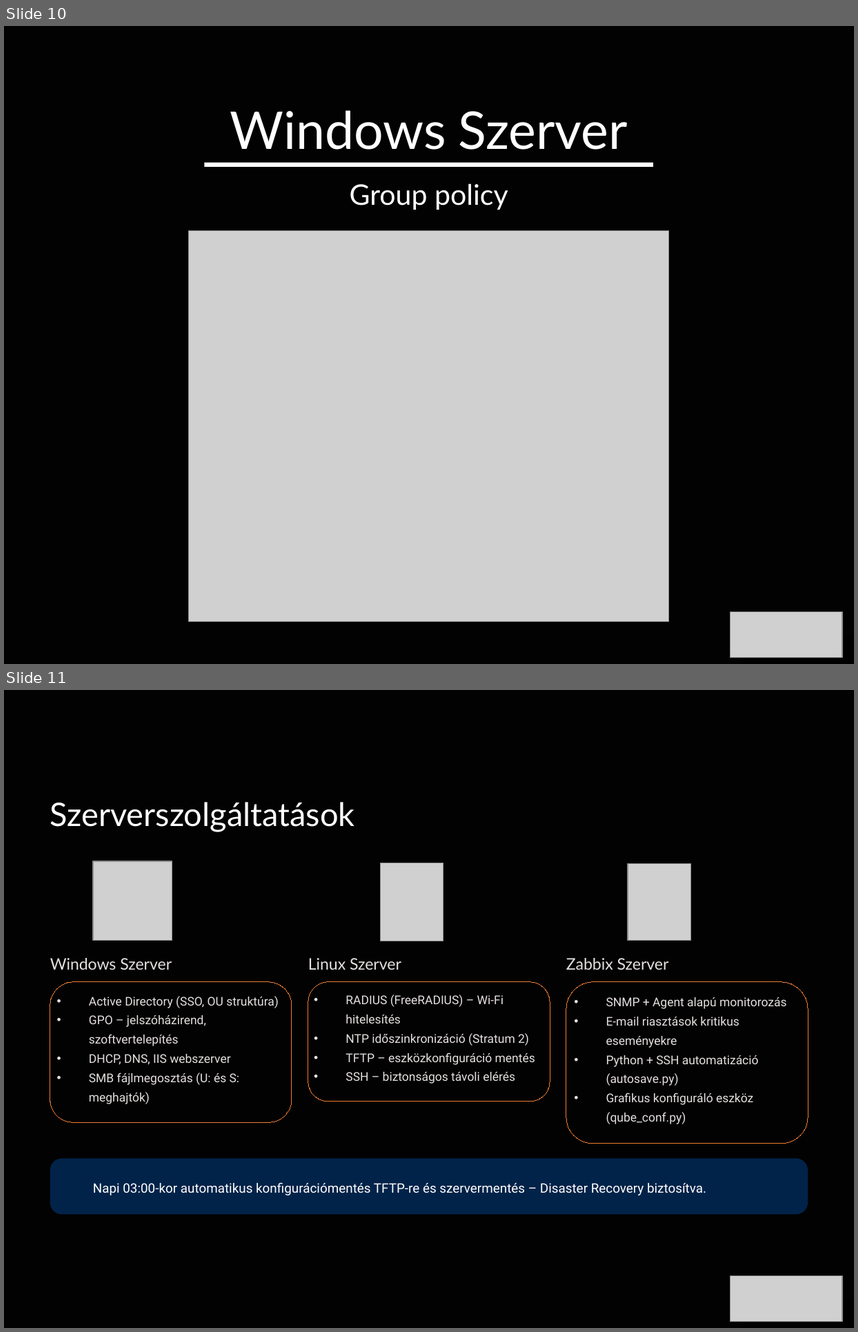
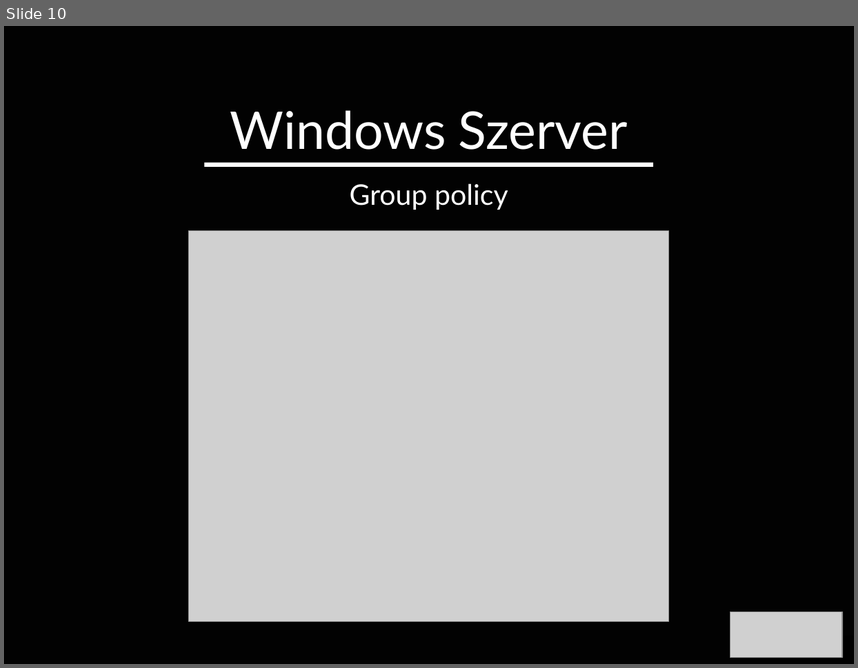
Before and after one commit to pechr1k/QUBE, a slide deck: @ prezentacio/QUBE-Halozati-Dokumentacio 3.pptx. Shown one above the other, each under a label of ours: slides 10 and 11 before the commit, slide 10 after it. The pictures are 858x1332 and 858x668 pixels, drawn with LibreOffice and Linux fonts; fonts in the diff are those of the drawing; grey boxes stand for pictures; background and template pictures are left out. Boxes give left, top, right and bottom in pixels: in the first picture for what was removed or moved away, otherwise in the second. Text is boxed around its words. In the diff, an @@ line names an element or a change of style, - is before the commit and + after.

```diff
--- a/@ prezentacio/QUBE-Halozati-Dokumentacio 3.pptx
+++ b/@ prezentacio/QUBE-Halozati-Dokumentacio 3.pptx
@@ slide 11 removed at bbox=[4, 690, 854, 1328], background picture (left out); not listed: 1 template element that a slide beside it also shows @@
@@ text removed at bbox=[50, 802, 355, 832] @@
-Szerverszolgáltatások
@@ picture removed at bbox=[93, 861, 172, 940] @@
@@ picture removed at bbox=[381, 862, 444, 940] @@
@@ picture removed at bbox=[628, 863, 691, 940] @@
@@ text removed at bbox=[50, 958, 172, 969] @@
-Windows Szerver
@@ text removed at bbox=[308, 958, 401, 969] @@
-Linux Szerver
@@ text removed at bbox=[566, 958, 669, 969] @@
-Zabbix Szerver
@@ rounded rectangle removed at bbox=[50, 982, 291, 1122] @@
-• Active Directory (SSO, OU struktúra)
-• GPO – jelszóházirend, szoftvertelepítés
-• DHCP, DNS, IIS webszerver
-• SMB fájlmegosztás (U: és S: meghajtók)
@@ rounded rectangle removed at bbox=[308, 982, 550, 1101] @@
-• RADIUS (FreeRADIUS) – Wi-Fi hitelesítés
-• NTP időszinkronizáció (Stratum 2)
-• TFTP – eszközkonfiguráció mentés
-• SSH – biztonságos távoli elérés
@@ rounded rectangle removed at bbox=[566, 982, 807, 1143] @@
-• SNMP + Agent alapú monitorozás
-• E-mail riasztások kritikus eseményekre
-• Python + SSH automatizáció (autosave.py)
-• Grafikus konfiguráló eszköz (qube_conf.py)
@@ rounded rectangle removed at bbox=[50, 1159, 807, 1214] @@
@@ text removed at bbox=[93, 1182, 706, 1195] @@
-Napi 03:00-kor automatikus konfigurációmentés TFTP-re és szervermentés – Disaster Recovery biztosítva.
@@ picture removed at bbox=[731, 1276, 843, 1321] @@
@@ rectangle removed at bbox=[741, 1299, 853, 1327] @@
```
Also in this commit, not shown: 2 slides changed, 1 other slide removed.
